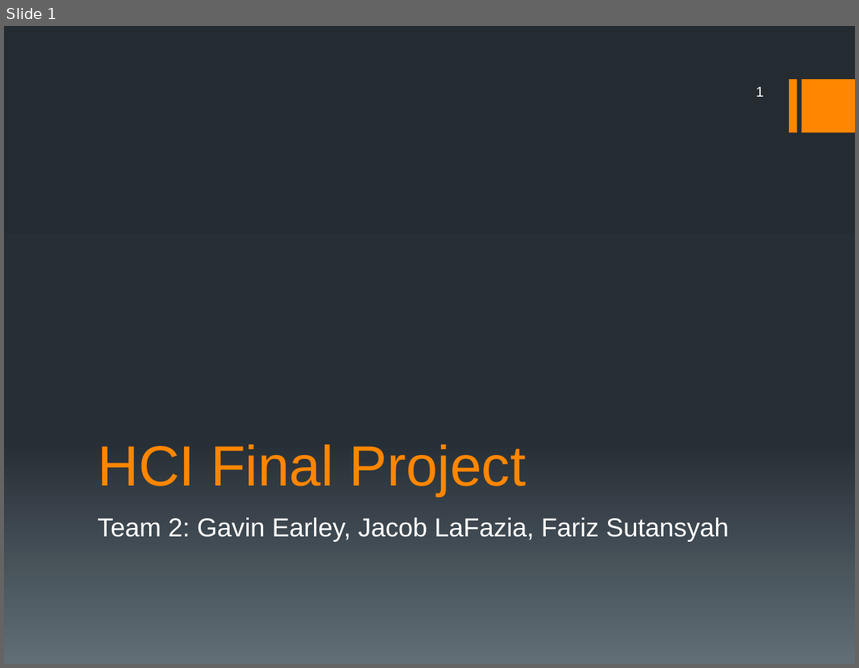
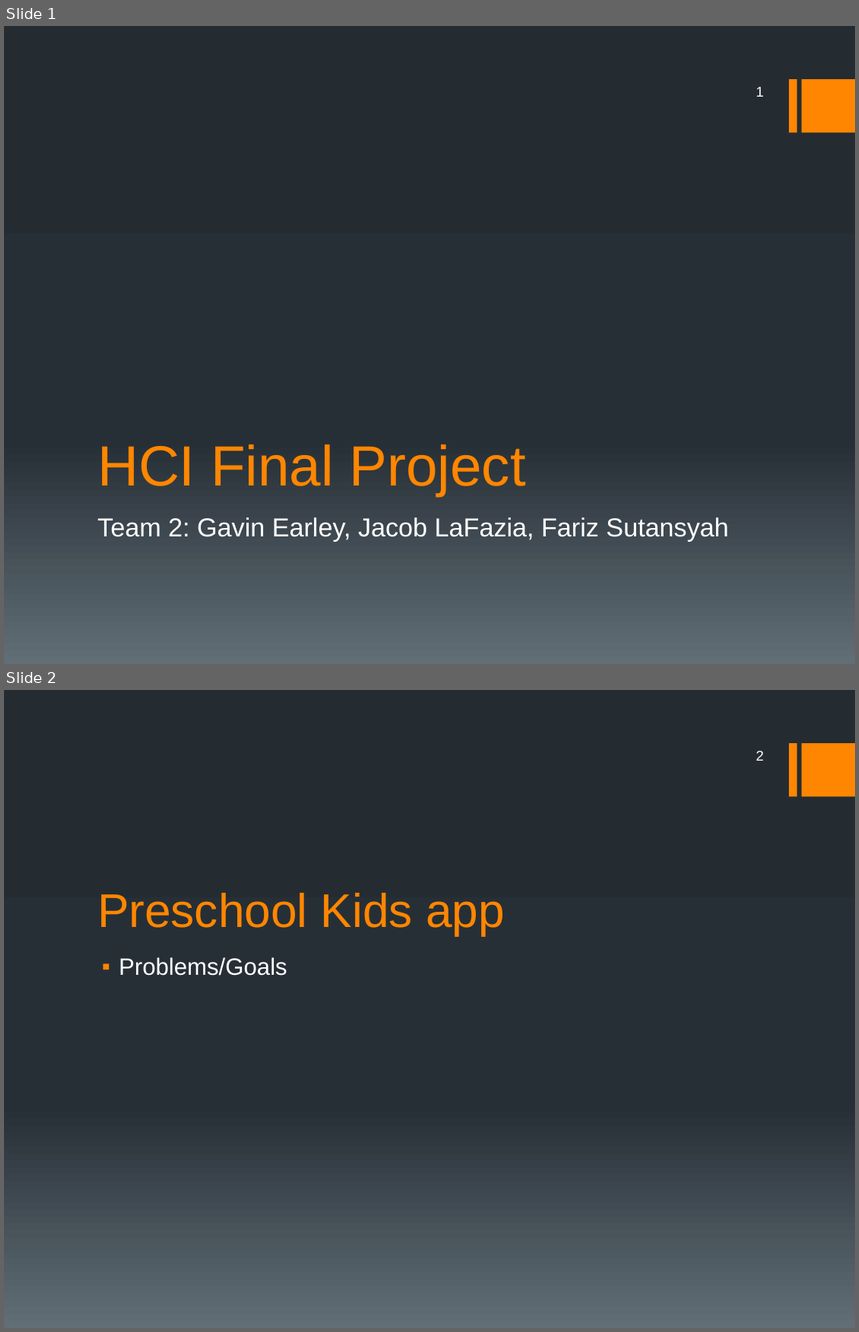
Before and after one commit to gearley85/HCIFinalProject, a slide deck: HCI Final Project.pptx. Shown one above the other, each under a label of ours: slide 1 before the commit, slides 1 and 2 after it. The pictures are 859x668 and 859x1332 pixels, drawn with LibreOffice and Linux fonts; fonts in the diff are those of the drawing. Boxes give left, top, right and bottom in pixels: in the first picture for what was removed or moved away, otherwise in the second. Text is boxed around its words. In the diff, an @@ line names an element or a change of style, - is before the commit and + after.

```diff
--- a/HCI Final Project.pptx
+++ b/HCI Final Project.pptx
@@ slide 2 added at box(4, 690, 855, 1328), background gradient #242C33 to #273037 to #636D76; not listed: 2 template elements that a slide beside it also shows @@
@@ page number added at box(756, 751, 764, 761), 12 pt, text #FFFFFF @@
+2
@@ title added at box(97, 893, 505, 935), 40 pt, text #FF8600 @@
+Preschool Kids app
@@ text added at box(119, 958, 287, 976), 20 pt, text #FFFFFF @@
+▪ Problems/Goals
```
Also in this commit, not shown: 5 other slides added, 1 slide removed, 1 other file.
